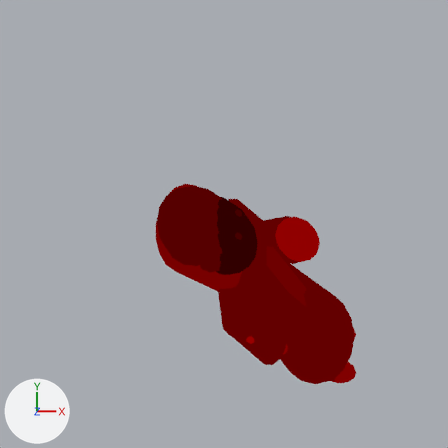
The Blender file art/models/arcanist.blend: old version first, new version second.
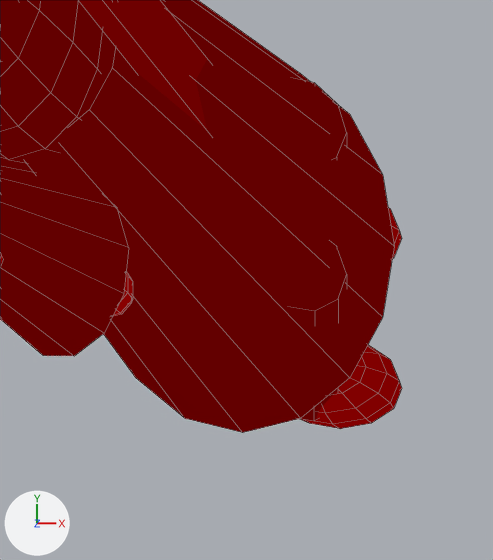
Each version is shown from the file's camera 'SpriteCam', then close up on the part from 57% to 85% of the width and 61% to 93% of the height. The axes (+X, +Y, +Z) are drawn at lower left. The lights are the same throughout. The first two pictures are the older version. The close-ups show mesh edges as thin lines.

In view in the first close-up: 'shin_l', 'shin_r', 'shoe_r', 'skirt', 'sleeve_r', 'stole_f', 'torso' and 2 more.
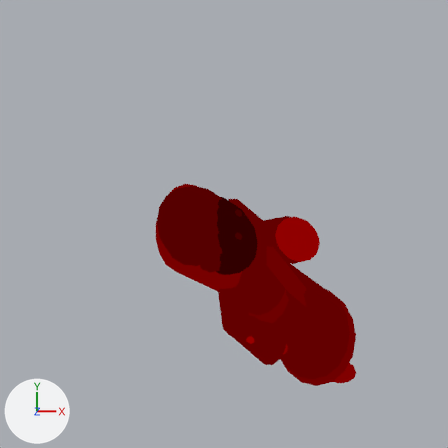
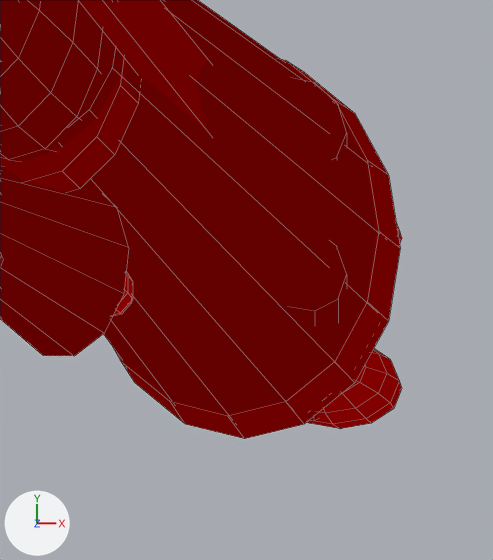
Changed parts and their boxes (x1, y1, x2, y2) in the close-ups (493 x 560 px):
```json
{"object": "hem", "change": "added", "after": [114, 59, 400, 439]}
{"object": "sash", "change": "unchanged, uncovered by the edit", "after": [0, 57, 138, 193]}
```

The change, as JSON lines over the scene's bpy script:
```json
{"op": "add", "block": "me_hem", "code": ["me_hem = bpy.data.meshes.new('hem')", "me_hem.from_pydata(...)  # a 16-sided cut cone along z (radius 1.0 at the low end, 0.97 at the high end) spanning x -1.0..1.0, y -1.0..1.0, z 0.0..1.0", "me_hem.polygons.foreach_set('use_smooth', [True] * 18)", "me_hem.materials.append(mat_id_5)  # dark red #6e0000"]}
{"op": "add", "block": "ob_hem", "code": ["ob_hem = bpy.data.objects.new('hem', me_hem)", "ob_hem.parent = ob_bodyscale", "ob_hem.location = (0.0, 0.0, 0.156)", "ob_hem.scale = (0.154, 0.184, 0.034)"]}
```
